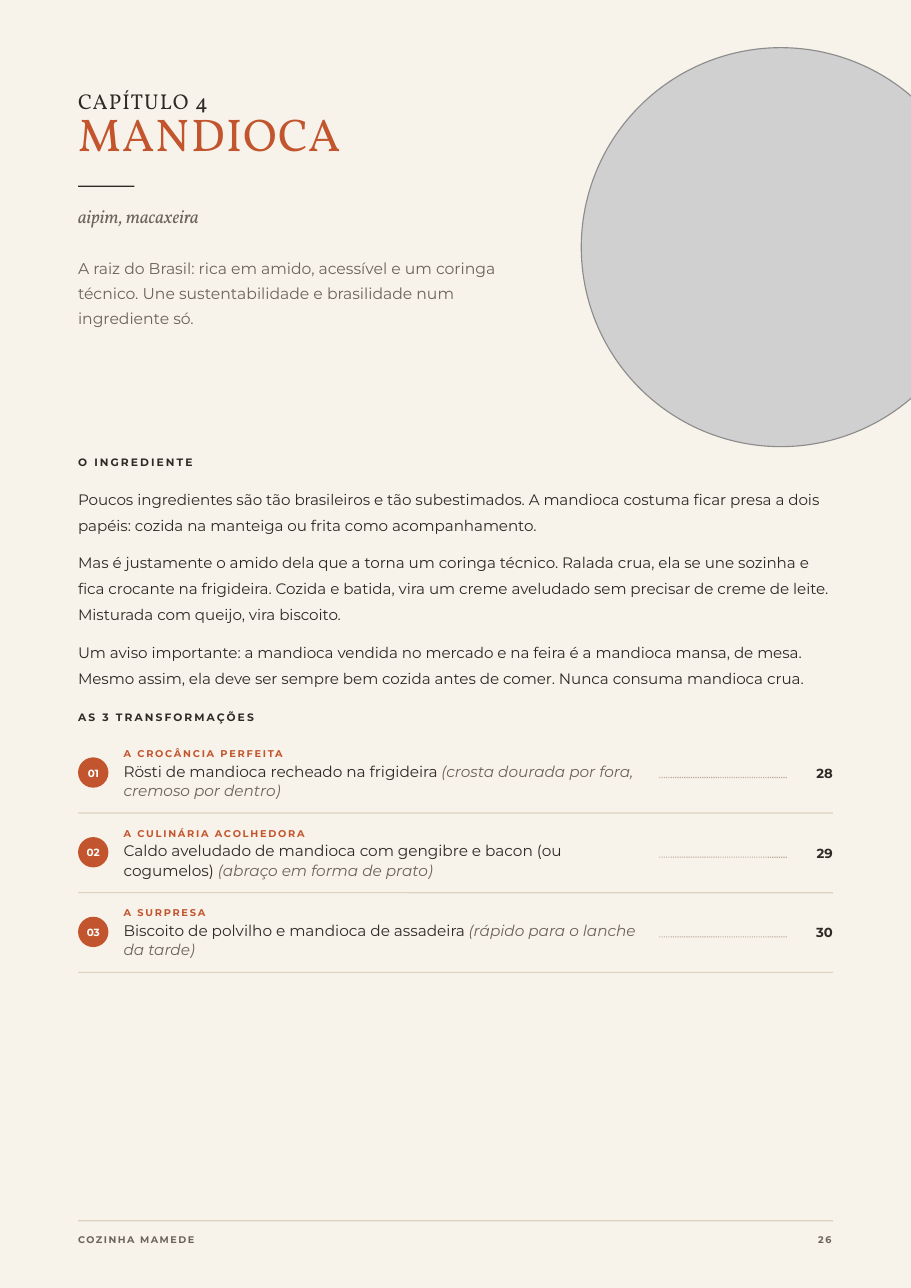
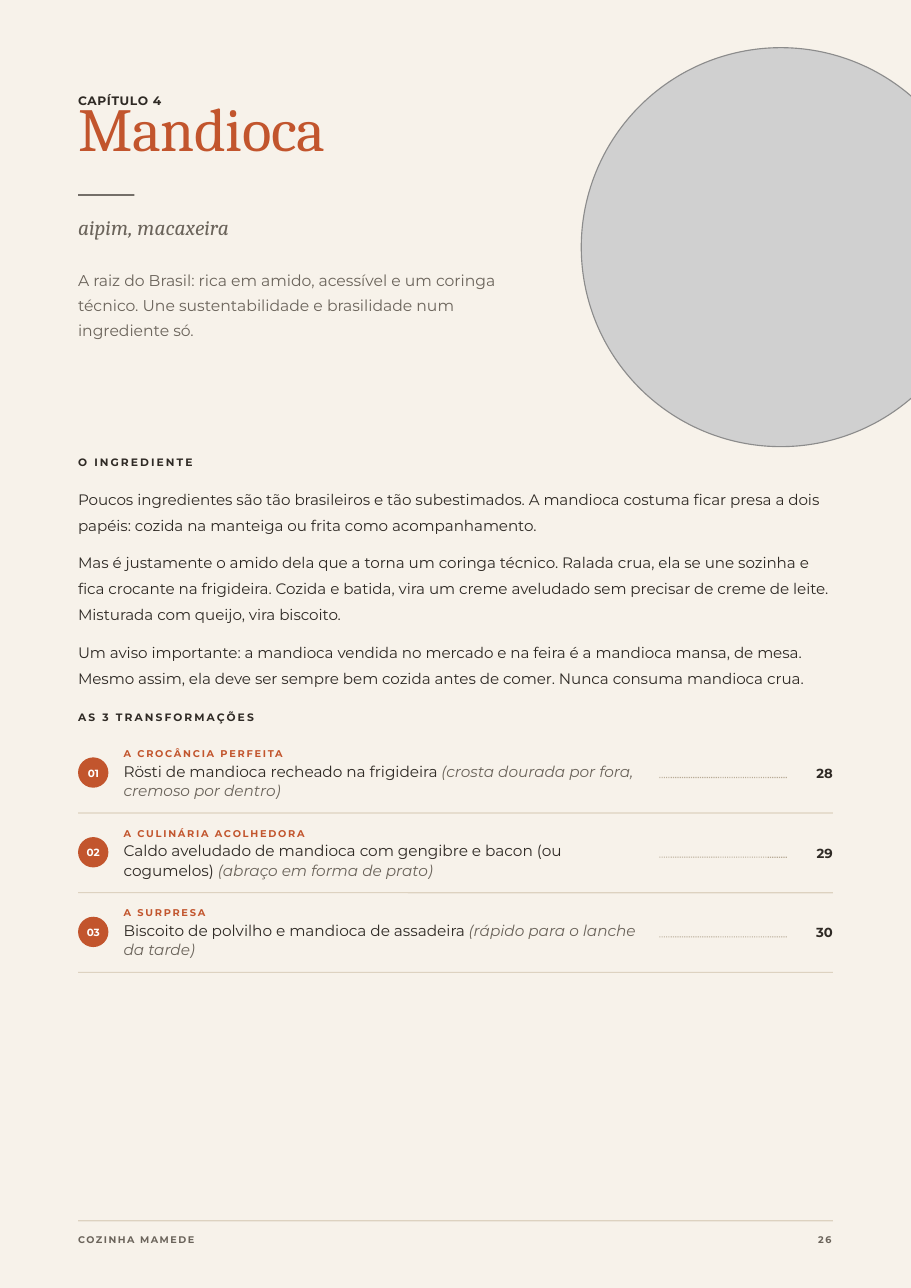
Before and after one commit to monelleayabamensah-hub/ebook-receitas, a slide deck: slide 26 of versoes/VERSAO COM FOTOGRAFIAS/Cozinha-Mamede-Canva.pptx. Drawn at 911x1288 pixels with LibreOffice and Linux fonts; fonts in the diff are those of the drawing; grey boxes stand for pictures. Boxes give left, top, right and bottom in pixels: in the first picture for what was removed or moved away, otherwise in the second. Text is boxed around its words. In the diff, an @@ line names an element or a change of style, - is before the commit and + after.

```diff
--- a/versoes/VERSAO COM FOTOGRAFIAS/Cozinha-Mamede-Canva.pptx
+++ b/versoes/VERSAO COM FOTOGRAFIAS/Cozinha-Mamede-Canva.pptx
@@ text at <box>78,95,326,152</box>: text changed; size 30 to 40 pt; font Vollkorn to Cambria @@
-MANDIOCA
+Mandioca
@@ text "CAPÍTULO 4" at <box>78,94,161,105</box>: size 14 to 8 pt, font Vollkorn to Montserrat, letter spacing 0.7 to 0.4 pt, bold on; line spacing 16.1pt to 11.2pt @@
@@ rectangle: place and size @@
-rectangle at <box>78,186,134,187</box>
+rectangle at <box>78,195,134,196</box>
@@ text "aipim, macaxeira": place and size @@
-text "aipim, macaxeira" at <box>78,210,199,228</box>
+text "aipim, macaxeira" at <box>78,221,228,240</box>
@@ text "aipim, macaxeira" at <box>78,221,228,240</box>: size 12 to 14 pt, font Vollkorn to Cambria; line spacing 15pt to 17.5pt @@
@@ text "A raiz do Brasil: rica ...": place and size @@
-text "A raiz do Brasil: rica ..." at <box>78,262,495,327</box>
+text "A raiz do Brasil: rica ..." at <box>78,274,495,339</box>
```
Also in this commit, not shown: 40 other slides changed, 19 other files.
